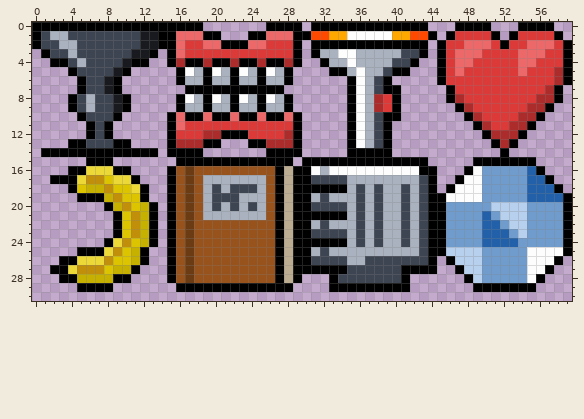
Pixel-art sprite: src/net/noiseinstitute/ld20/game/Thing.png. The first picture shows the starting point.
The file is 60x60 pixels. Colours within 5 levels of each other are drawn and written as one. Shown: x 0..59, y 0..30.
The result:
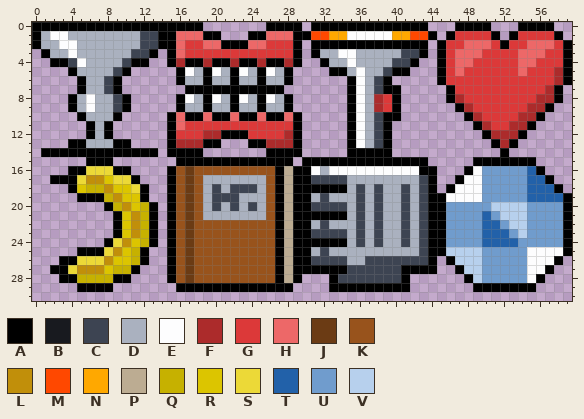
Palette (. is transparent): A #000000  B #181a1f  C #3d4452  D #aab1bf  E #fdfdfe  F #ac2b2b  G #dc3939  H #ed6868  J #6b3b14  K #98531c  L #c18f0a  M #ff4800  N #ffa800  P #bcac92  Q #c6b100  R #dcc500  S #ecd937  T #2261a9  U #709ccd  V #b7d0ed
The commit says: Lighten grail.
The exact change:
Changed rows in their new state; - is an unchanged pixel.
first column x 1:
 1 DEEDDDDDDDDCC
 2 DDEEDDDDDDDCC
 3 -DDEDDDDDDCC-
 4 ----EDDDDC---
 5 ----DDDDC----
 6 -----DDC-----
 7 -----DDC-----
 8 ----DEDDC----
 9 ----DEDDC----
10 -----DDD-----
11 ------D------
12 ------D------
13 -----DDD-----
